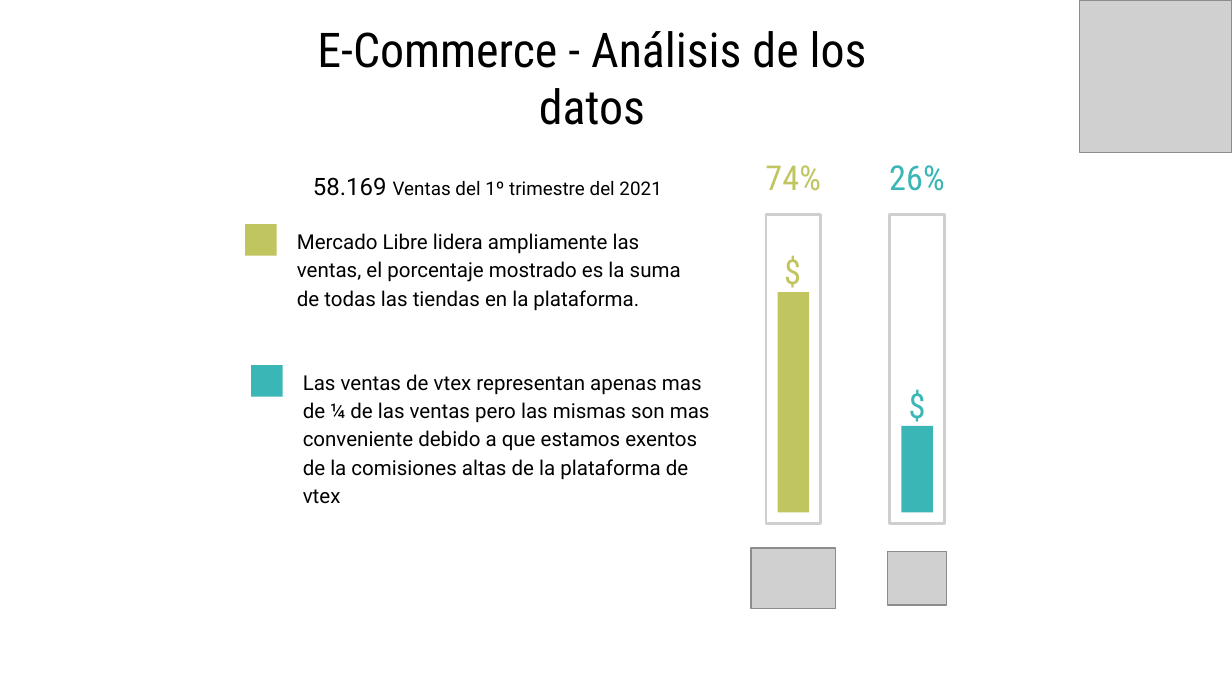
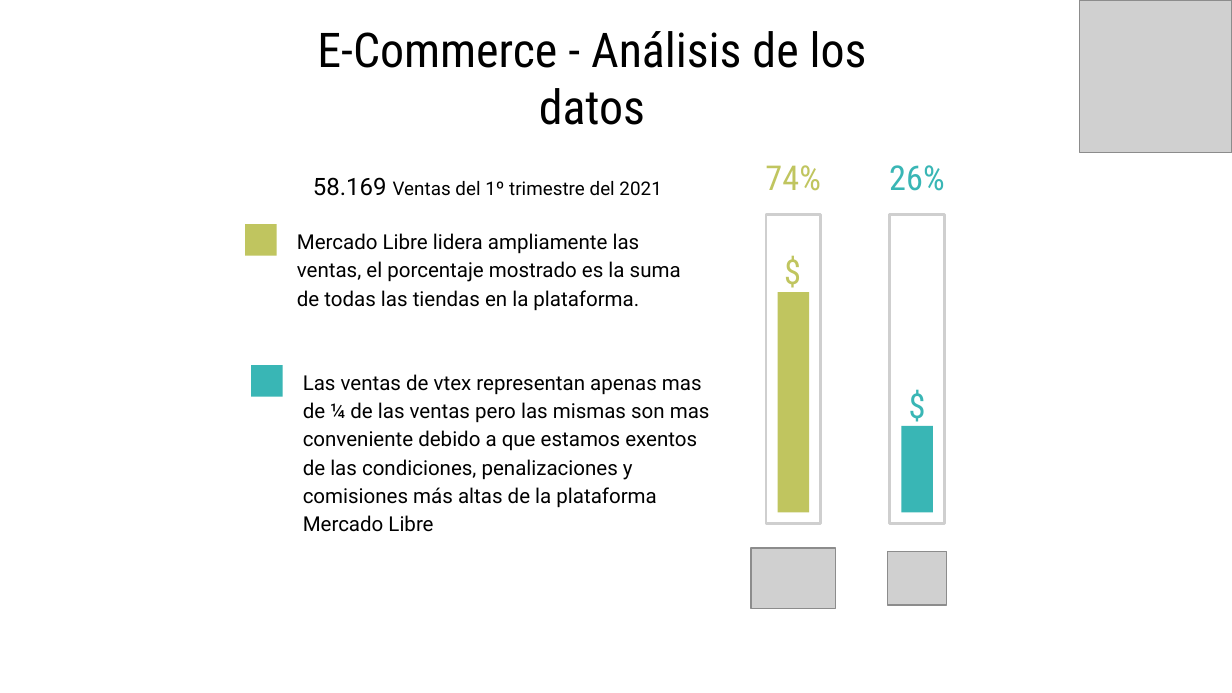
Before and after one commit to eliasguillermo/ds-ecommerce, a slide deck: slide 5 of PROYECTO FINAL - PRESENTANCION GERENCIAL.pptx. Drawn at 1232x693 pixels with LibreOffice and Linux fonts; fonts in the diff are those of the drawing; grey boxes stand for pictures. Boxes give left, top, right and bottom in pixels: in the first picture for what was removed or moved away, otherwise in the second. Text is boxed around its words. In the diff, an @@ line names an element or a change of style, - is before the commit and + after.

```diff
--- a/PROYECTO FINAL - PRESENTANCION GERENCIAL.pptx
+++ b/PROYECTO FINAL - PRESENTANCION GERENCIAL.pptx
@@ text at box(303, 374, 710, 532): text changed @@
-Las ventas de vtex representan apenas mas de ¼ de las ventas pero las mismas son mas conveniente debido a que estamos exentos de la comisiones altas de la plataforma de vtex
+Las ventas de vtex representan apenas mas de ¼ de las ventas pero las mismas son mas conveniente debido a que estamos exentos de las condiciones, penalizaciones y comisiones más altas de la plataforma Mercado Libre
```
Also in this commit, not shown: 1 other slide changed, 4 slides added, 1 slide removed.
